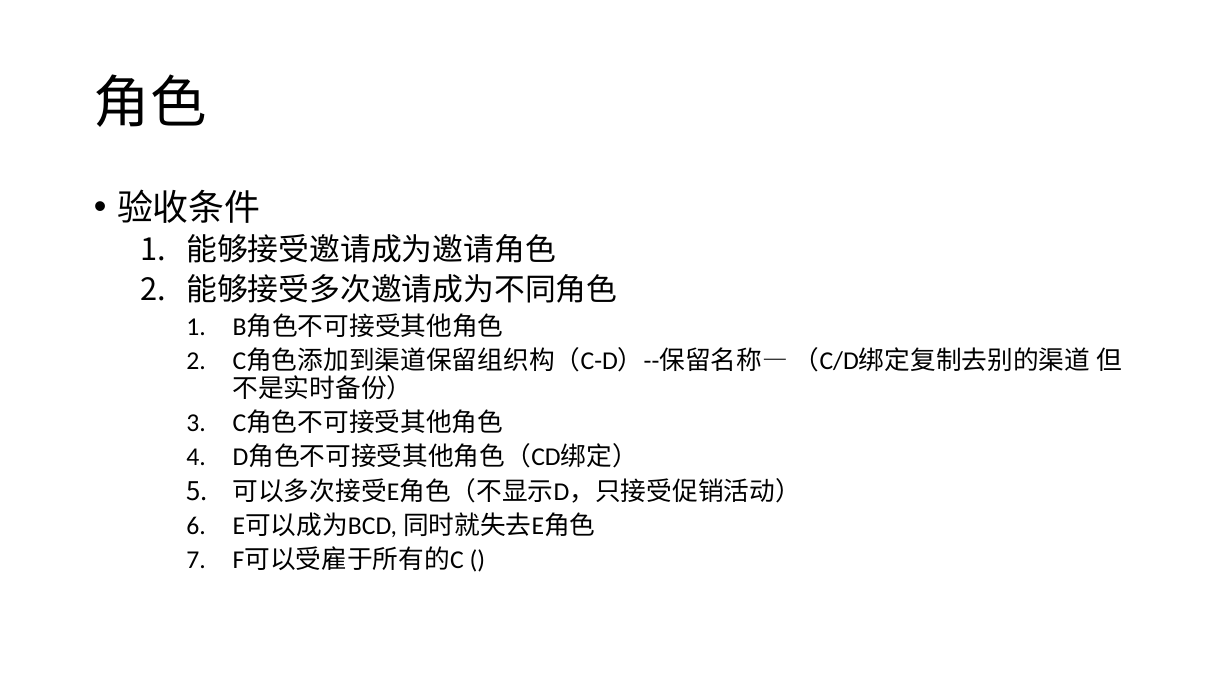
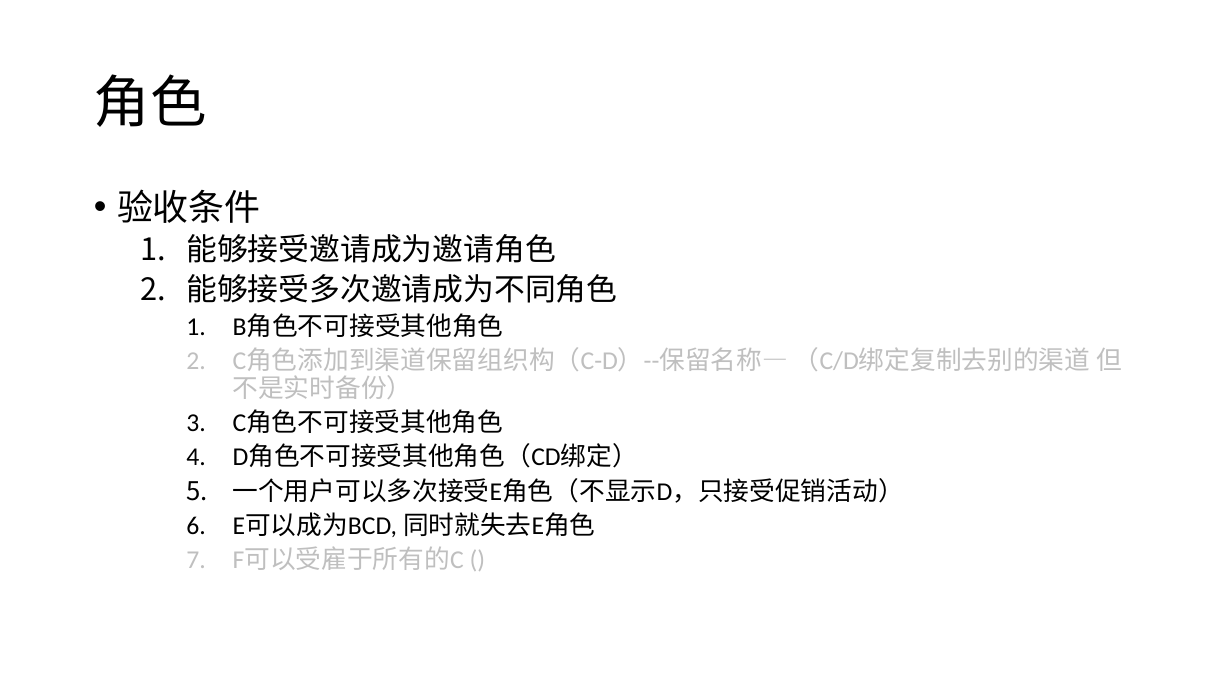
Before and after one commit to swansrp/Tanya, a slide deck: slide 16 of doc/prd.pptx. Drawn at 1232x693 pixels with LibreOffice and Linux fonts; fonts in the diff are those of the drawing. Boxes give left, top, right and bottom in pixels: in the first picture for what was removed or moved away, otherwise in the second. Text is boxed around its words. In the diff, an @@ line names an element or a change of style, - is before the commit and + after.

Commit message:
update PRD

```diff
--- a/doc/prd.pptx
+++ b/doc/prd.pptx
@@ text at (x1=233, y1=347, x2=1122, y2=570): text colour #000000 to #BFBFBF in "C角色添加到渠道保留组织构（C-D）--保留名称— （C/D绑定复制去别的渠道 但不是实时备份）", "F可以受雇于所有的C ()" @@
@@ text at (x1=233, y1=478, x2=904, y2=503): text changed @@
-    5. 可以多次接受E角色（不显示D，只接受促销活动）
+    5. 一个用户可以多次接受E角色（不显示D，只接受促销活动）
```
Also in this commit, not shown: 3 other slides changed.
